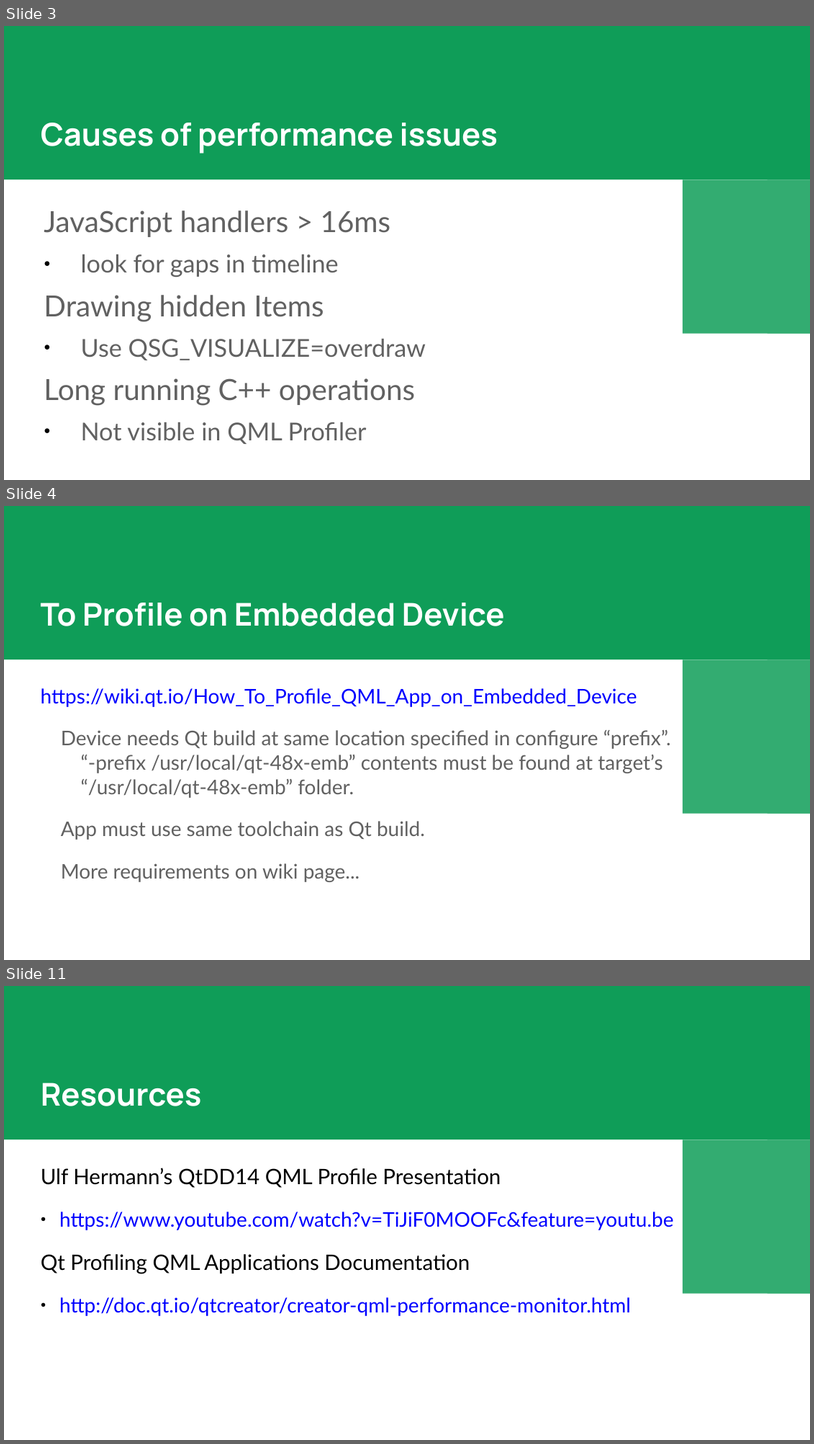
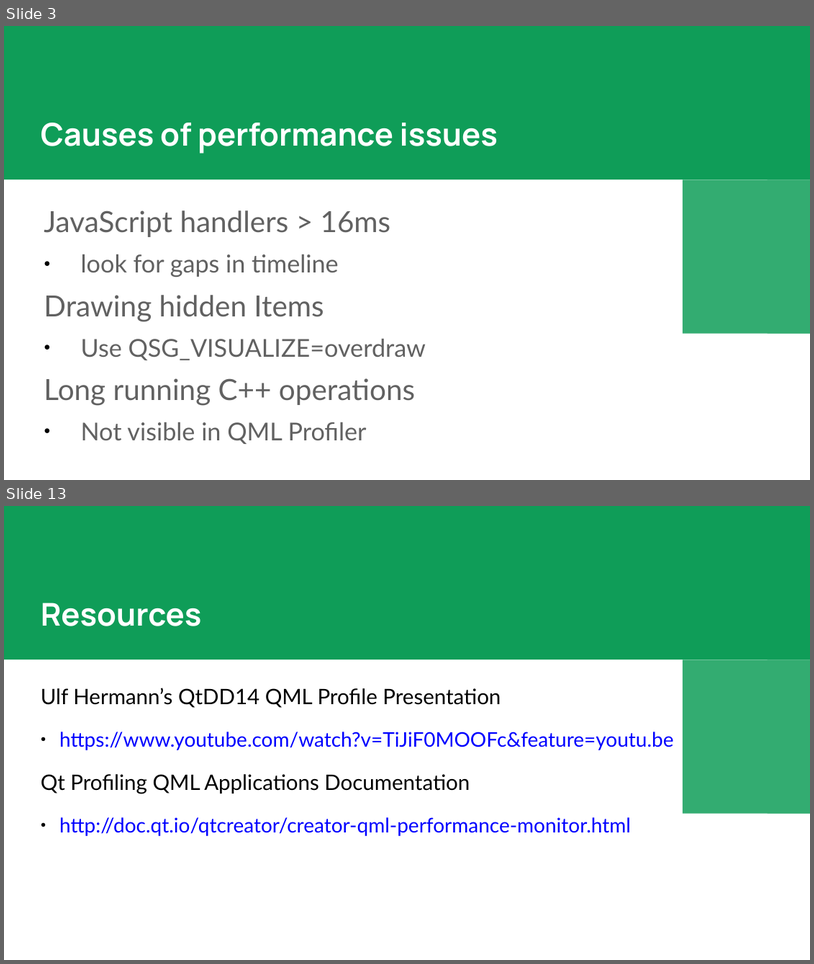
Before and after one commit to ocqt/2017-07-Profiling-QML, a slide deck: Profiling QML.pptx. Shown one above the other, each under a label of ours: slides 3, 4 and 11 before the commit, slides 3 and 13 after it; the slides between them are not shown. The pictures are 814x1444 and 814x964 pixels, drawn with LibreOffice and Linux fonts; fonts in the diff are those of the drawing. Boxes give left, top, right and bottom in pixels: in the first picture for what was removed or moved away, otherwise in the second. Text is boxed around its words. In the diff, an @@ line names an element or a change of style, - is before the commit and + after.

```diff
--- a/Profiling QML.pptx
+++ b/Profiling QML.pptx
@@ slide 4 removed at (x1=4, y1=506, x2=810, y2=960), background #FFFFFF; not listed: 3 template elements that a slide beside it also shows @@
@@ text removed at (x1=41, y1=602, x2=505, y2=626) @@
-To Profile on Embedded Device
@@ text removed at (x1=41, y1=688, x2=671, y2=882) @@
-https://wiki.qt.io/How_To_Profile_QML_App_on_Embedded_Device
-Device needs Qt build at same location specified in configure “prefix”.
-“-prefix /usr/local/qt-48x-emb” contents must be found at target’s “/usr/local/qt-48x-emb” folder.
-App must use same toolchain as Qt build.
-More requirements on wiki page...
@@ what was slide 11 is now slide 13 @@
```
Also in this commit, not shown: 7 slides changed, 3 slides added, 2 other files.
